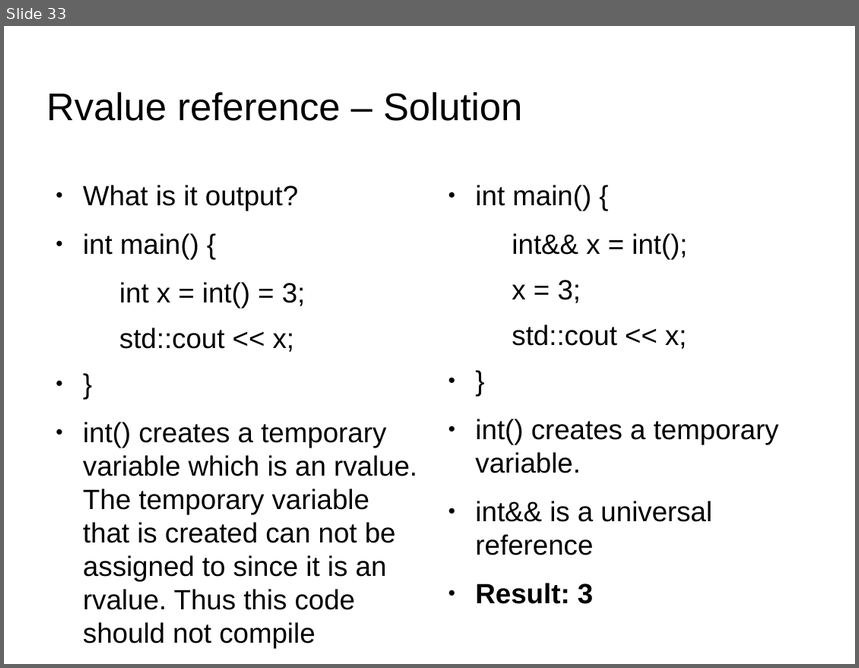
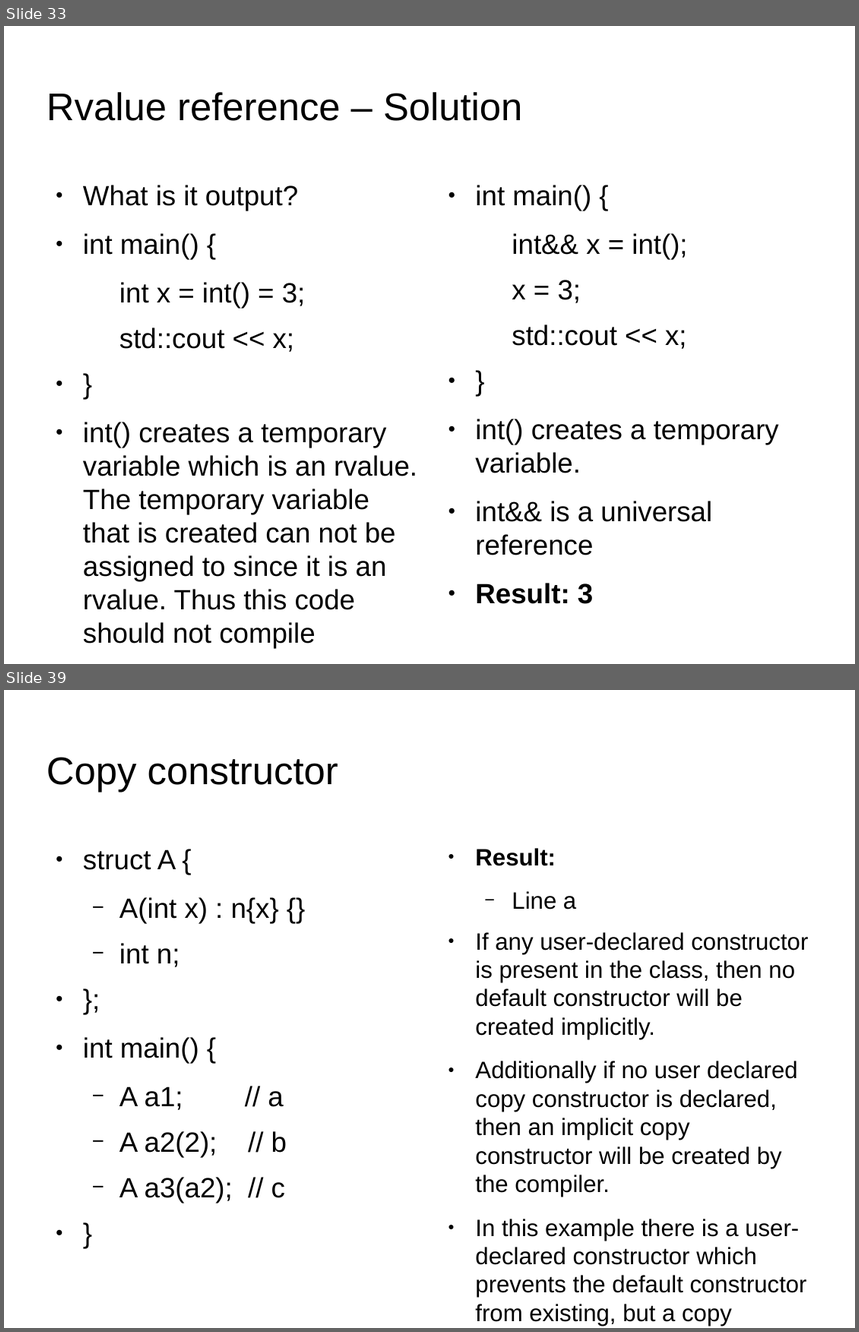
Before and after one commit to kks32/cpp-software-development, a slide deck: Ex22_C++_Quiz/Ex22_C++_Quiz.odp. Shown one above the other, each under a label of ours: slide 33 before the commit, slides 33 and 39 after it; the slides between them are not shown. The pictures are 859x668 and 859x1332 pixels, drawn with LibreOffice and Linux fonts; fonts in the diff are those of the drawing; background and template pictures are left out. Boxes give left, top, right and bottom in pixels: in the first picture for what was removed or moved away, otherwise in the second. Text is boxed around its words. In the diff, an @@ line names an element or a change of style, - is before the commit and + after.

```diff
--- a/Ex22_C++_Quiz/Ex22_C++_Quiz.odp
+++ b/Ex22_C++_Quiz/Ex22_C++_Quiz.odp
@@ slide 39 added at [4,690,855,1328], background picture (left out) @@
@@ title added at [47,757,338,792], 36 pt, text #000000 @@
+Copy constructor
@@ text added at [475,848,808,1326], 22.1 pt, text #000000 @@
+● Result:
+  − Line a
+● If any user-declared constructor is present in the class, then no default constructor will be created implicitly.
+● Additionally if no user declared copy constructor is declared, then an implicit copy constructor will be created by the compiler.
+● In this example there is a user-declared constructor which prevents the default constructor from existing, but a copy constructor is still created implicitly.
@@ text added at [83,850,287,1204], 26 pt, text #000000 @@
+● struct A {
+  − A(int x) : n{x} {}
+  − int n;
+● };
+● int main() {
+  − A a1; // a
+  − A a2(2); // b
+  − A a3(a2); // c
+● }
```
Also in this commit, not shown: 1 slide changed, 14 other slides added, 2 other files.
